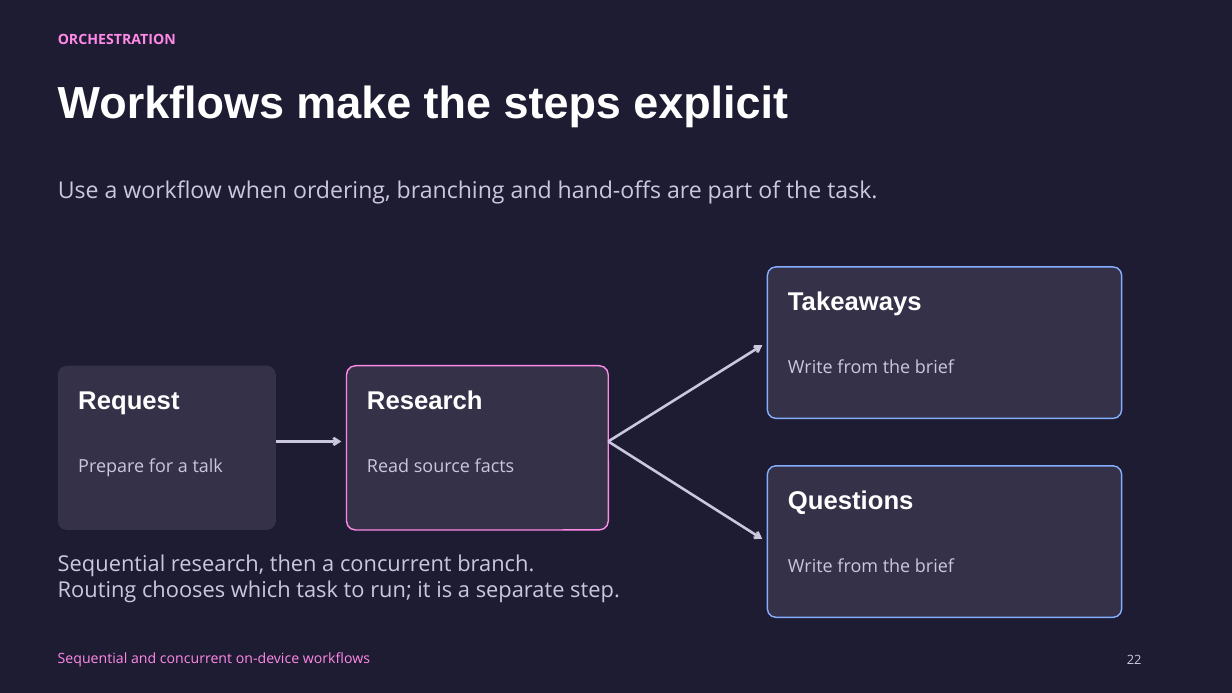
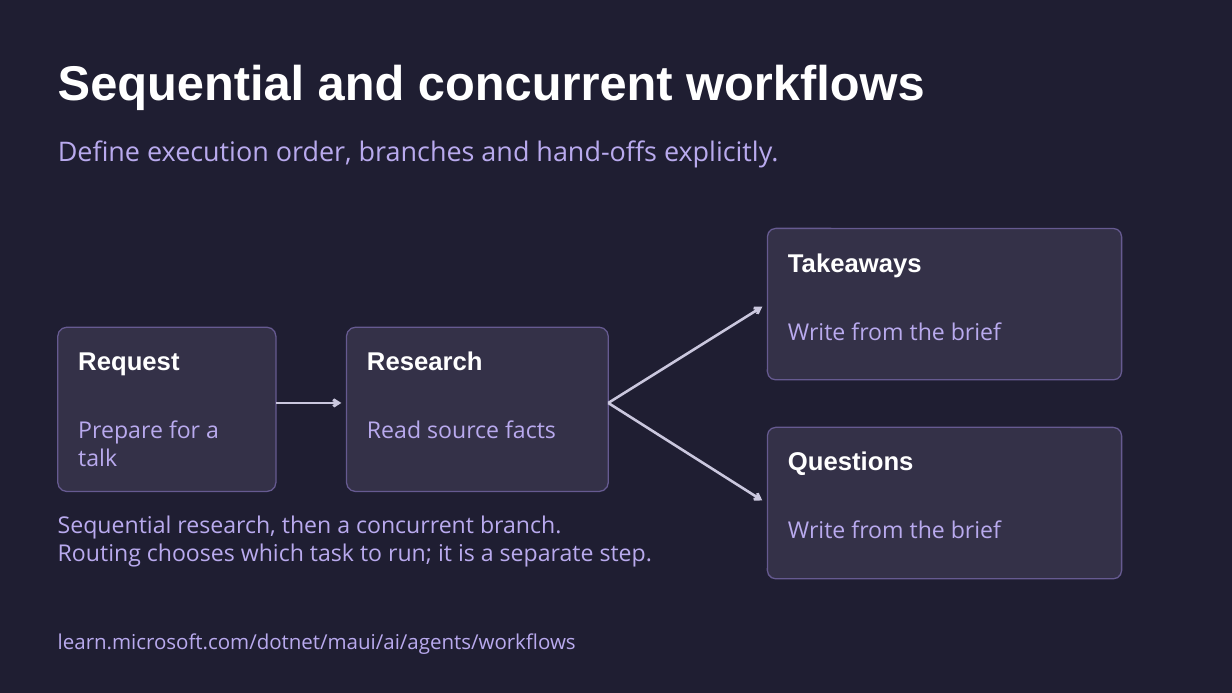
Before and after one commit to mattleibow/dotnetconf2026, a slide deck: slide 22 of slides.pptx. Drawn at 1232x693 pixels with LibreOffice and Linux fonts; fonts in the diff are those of the drawing. Boxes give left, top, right and bottom in pixels: in the first picture for what was removed or moved away, otherwise in the second. Text is boxed around its words. In the diff, an @@ line names an element or a change of style, - is before the commit and + after.

```diff
--- a/slides.pptx
+++ b/slides.pptx
@@ background #1E1C32 to #1F1E32 @@
@@ text removed at (58, 33, 176, 44) @@
-ORCHESTRATION
@@ text at (58, 64, 924, 109): text changed; size 35 to 38 pt @@
-Workflows make the steps explicit
+Sequential and concurrent workflows
@@ text at (58, 140, 778, 168): text changed; size 18 to 21 pt; text colour #CAC7DE to #B9AAEE @@
-Use a workflow when ordering, branching and hand-offs are part of the task.
+Define execution order, branches and hand-offs explicitly.
@@ rounded rectangle at (768, 228, 1122, 380): outline #86AEFF 1.1 pt to #665A91 1 pt @@
@@ rounded rectangle at (57, 327, 275, 492): outline none to #665A91 1 pt @@
@@ rounded rectangle at (347, 327, 608, 492): outline #FF89E7 1.1 pt to #665A91 1 pt @@
@@ 9 texts, 4 rounded rectangles, 3 arrows: place and size @@
-9 texts, 4 rounded rectangles, 3 arrows at (57, 267, 1122, 617)
+9 texts, 4 rounded rectangles, 3 arrows at (57, 228, 1122, 579)
@@ rounded rectangle at (768, 427, 1122, 579): outline #86AEFF 1.1 pt to #665A91 1 pt @@
@@ text "Sequential research, then a concurrent ..." at (58, 515, 652, 567): size 17 to 18 pt, text colour #CAC7DE to #B9AAEE @@
@@ size 14 to 18 pt, text colour #CAC7DE to #B9AAEE in 4 elements at (78, 420, 219, 466), (367, 420, 556, 438), (788, 322, 1001, 340), (788, 520, 1001, 538) @@
@@ text removed at (58, 652, 370, 667) @@
-Sequential and concurrent on-device workflows
@@ text added at (58, 633, 576, 654), 16 pt, text #B9AAEE @@
+learn.microsoft.com/dotnet/maui/ai/agents/workflows
@@ text removed at (1127, 654, 1142, 664) @@
-22
```
Also in this commit, not shown: 26 other slides changed, 8 slides added, 6 slides removed.
